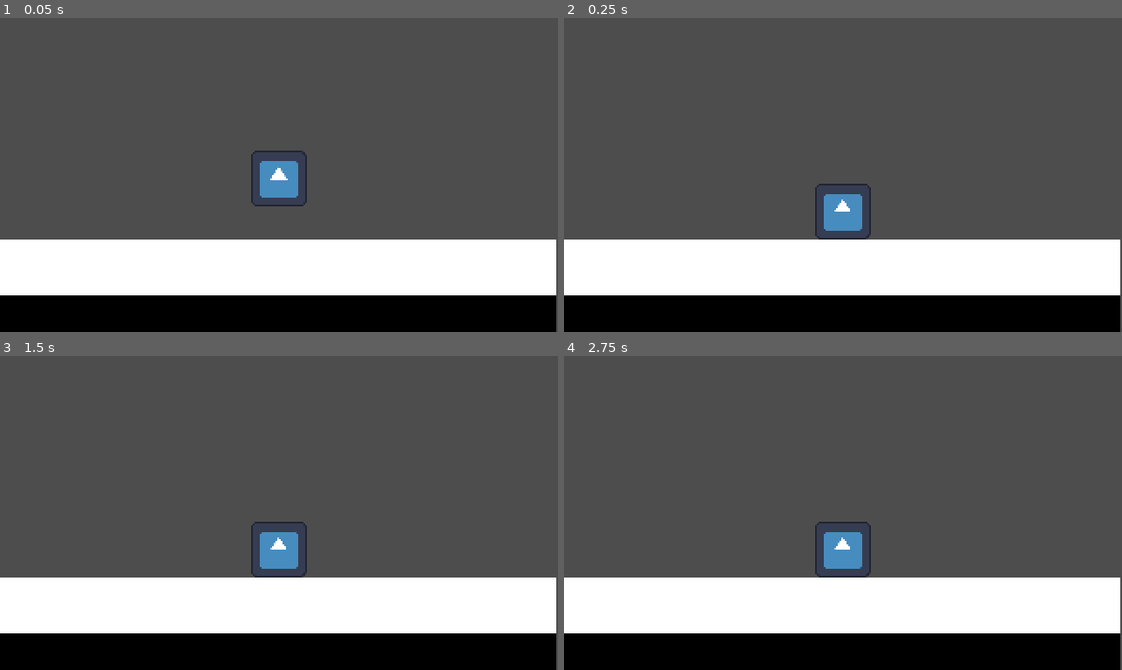
Above: before the commit, frames 1-4 (two rows, left to right).
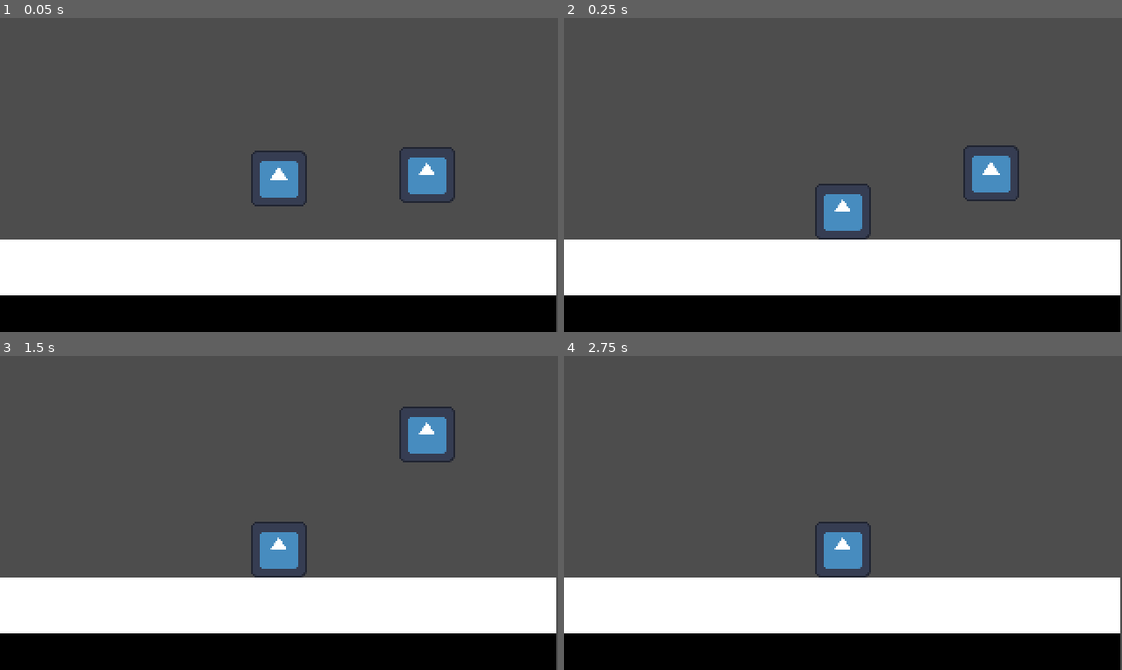
Above: after the commit, the same moments.

Repository: YhagoTomasini/BUbbling_Up
Game: Godot game, scene res://level/level.tscn
Two runs of this game, one before a commit and one after it. Both use one fixed random seed, a clock stepped at 60 frames per second and the inputs below. The engine's default icon, where the game draws it, is replaced by a stand-in: a white triangle on a blue panel in a dark square.
Inputs:
- Up to frame 1 (0.05 s): no input
- Up to frame 2 (0.25 s): no input
- Up to frame 3 (1.5 s): no input
- Up to frame 4 (2.75 s): no input

The runs differ from the first frame. In frame 1, 1.0% of the frame differs, in the area x 71-82%, y 41-59%; in frame 2, 1.0%, in the area x 71-82%, y 40-59%; in frame 3, 1.0%; in frame 4, nothing differs.

Commit message:
added bubble and bubble float

Diff:
--- /dev/null
+++ b/bubble/bubble.gd
@@ -0,0 +1,9 @@
+extends CharacterBody2D
+
+@export_subgroup("Nodes")
+@export var floatComponent: FloatComponent
+
+func _physics_process(delta: float) -> void:
+	floatComponent.handleFloat(self, delta)
+
+	move_and_slide()
--- /dev/null
+++ b/bubble/bubble.tscn
@@ -0,0 +1,23 @@
+[gd_scene load_steps=5 format=3 uid="uid://bjkpdgocrjw"]
+
+[ext_resource type="Script" path="res://bubble/bubble.gd" id="1_lcrgs"]
+[ext_resource type="Texture2D" uid="uid://elysc3etitwg" path="res://assets/icon.svg" id="2_kff4k"]
+[ext_resource type="PackedScene" uid="uid://di4smmqejy1rs" path="res://bubble/floatComponent.tscn" id="3_y01sx"]
+
+[sub_resource type="CircleShape2D" id="CircleShape2D_sra56"]
+radius = 16.1245
+
+[node name="bubbleScene" type="Node2D"]
+
+[node name="bubble" type="CharacterBody2D" parent="." node_paths=PackedStringArray("floatComponent")]
+script = ExtResource("1_lcrgs")
+floatComponent = NodePath("FloatComponent")
+
+[node name="Sprite2D" type="Sprite2D" parent="bubble"]
+scale = Vector2(0.25, 0.25)
+texture = ExtResource("2_kff4k")
+
+[node name="CollisionShape2D" type="CollisionShape2D" parent="bubble"]
+shape = SubResource("CircleShape2D_sra56")
+
+[node name="FloatComponent" parent="bubble" instance=ExtResource("3_y01sx")]
--- /dev/null
+++ b/bubble/floatComponent.tscn
@@ -0,0 +1,6 @@
+[gd_scene load_steps=2 format=3 uid="uid://di4smmqejy1rs"]
+
+[ext_resource type="Script" path="res://bubble/float_component.gd" id="1_xpw4m"]
+
+[node name="FloatComponent" type="Node"]
+script = ExtResource("1_xpw4m")
--- /dev/null
+++ b/bubble/float_component.gd
@@ -0,0 +1,13 @@
+class_name FloatComponent
+extends Node
+
+@export_subgroup("Settings")
+@export var gravity: float = -40.0
+
+var  isFalling: bool = false
+
+func handleFloat(body: CharacterBody2D, delta: float) -> void:
+	if not body.is_on_floor():
+		body.velocity.y += gravity * delta
+
+	isFalling = body.velocity.y > 0 and not body.is_on_floor()
--- a/level/level.tscn
+++ b/level/level.tscn
@@ -1,7 +1,8 @@
-[gd_scene load_steps=5 format=4 uid="uid://6ex7gcrym3iy"]
+[gd_scene load_steps=6 format=4 uid="uid://6ex7gcrym3iy"]
 
 [ext_resource type="Texture2D" uid="uid://ci8cdfm1yp2ev" path="res://assets/tilemapTest.png" id="1_e30dx"]
 [ext_resource type="PackedScene" uid="uid://dbrw2tmrd27fh" path="res://player/player.tscn" id="1_hvpdy"]
+[ext_resource type="PackedScene" uid="uid://bjkpdgocrjw" path="res://bubble/bubble.tscn" id="3_l42tb"]
 
 [sub_resource type="TileSetAtlasSource" id="TileSetAtlasSource_wxg07"]
 texture = ExtResource("1_e30dx")
@@ -40,3 +41,6 @@
 [node name="TileMapLayer" type="TileMapLayer" parent="."]
 tile_map_data = PackedByteArray("AAAAAAUAAQAAAAAAAAABAAUAAQAAAAAAAAACAAUAAQAAAAAAAAADAAUAAQAAAAAAAAAEAAUAAQAAAAAAAAAFAA …(240 unchanged characters)…
 tile_set = SubResource("TileSet_hrven")
+
+[node name="bubbleScene" parent="." instance=ExtResource("3_l42tb")]
+position = Vector2(246, 91)
